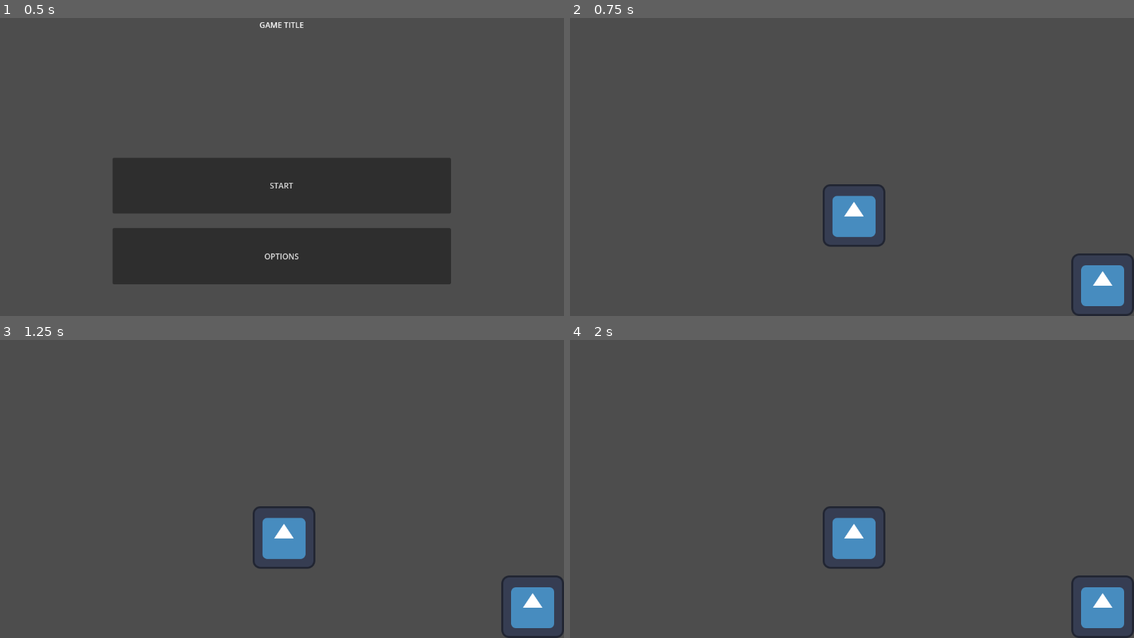
Above: before the commit, frames 1-4 (two rows, left to right).
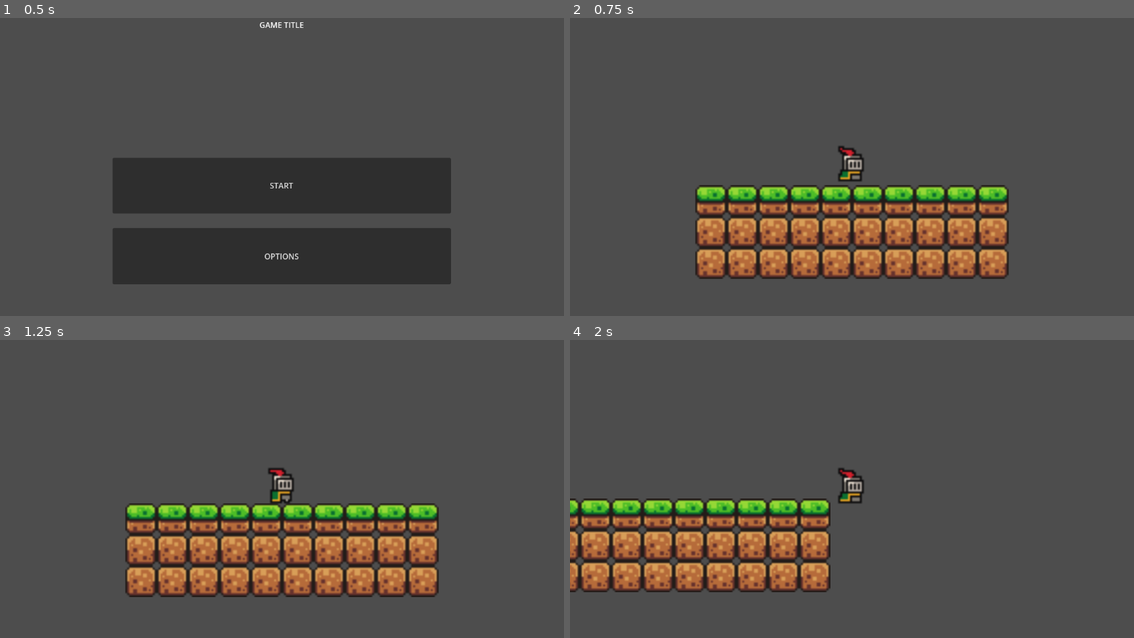
Above: after the commit, the same moments.

Repository: 0Strategist0/GodotWildJam
Game: Godot game, scene res://Main/main.tscn
Two runs of this game, one before a commit and one after it. Both use one fixed random seed, a clock stepped at 60 frames per second and the inputs below. The engine's default icon, where the game draws it, is replaced by a stand-in: a white triangle on a blue panel in a dark square.
Inputs:
- Up to frame 1 (0.5 s): no input
- Up to frame 2 (0.75 s): click "START" at 0.5 s
- Up to frame 3 (1.25 s): no input
- Up to frame 4 (2 s): tap Enter (ui_accept) at 1.25, 1.35, 1.52, 1.82 s; hold Right (ui_right) from 1.28 s (still down)

Frame 1 is identical in both runs. In frame 2, 18% of the frame differs, in the area x 22-100%, y 43-100%; in frame 3, 18%; in frame 4, 17%.

Commit message:
stolen assets for basic structure kekw

Diff:
--- /dev/null
+++ b/GameScenes/character.tscn
@@ -0,0 +1,56 @@
+[gd_scene load_steps=9 format=3 uid="uid://fj66b0r304fq"]
+
+[ext_resource type="Texture2D" uid="uid://dljkaywui5kgo" path="res://assets/knight.png" id="1_gkldm"]
+[ext_resource type="Script" path="res://scripts/character.gd" id="1_kf2o6"]
+
+[sub_resource type="AtlasTexture" id="AtlasTexture_mvwkc"]
+atlas = ExtResource("1_gkldm")
+region = Rect2(0, 0, 32, 32)
+
+[sub_resource type="AtlasTexture" id="AtlasTexture_8wwwg"]
+atlas = ExtResource("1_gkldm")
+region = Rect2(32, 0, 32, 32)
+
+[sub_resource type="AtlasTexture" id="AtlasTexture_w7ple"]
+atlas = ExtResource("1_gkldm")
+region = Rect2(64, 0, 32, 32)
+
+[sub_resource type="AtlasTexture" id="AtlasTexture_b6wmy"]
+atlas = ExtResource("1_gkldm")
+region = Rect2(96, 0, 32, 32)
+
+[sub_resource type="SpriteFrames" id="SpriteFrames_1yq8t"]
+animations = [{
+"frames": [{
+"duration": 1.0,
+"texture": SubResource("AtlasTexture_mvwkc")
+}, {
+"duration": 1.0,
+"texture": SubResource("AtlasTexture_8wwwg")
+}, {
+"duration": 1.0,
+"texture": SubResource("AtlasTexture_w7ple")
+}, {
+"duration": 1.0,
+"texture": SubResource("AtlasTexture_b6wmy")
+}],
+"loop": true,
+"name": &"default",
+"speed": 10.0
+}]
+
+[sub_resource type="CapsuleShape2D" id="CapsuleShape2D_dy2iw"]
+radius = 4.0
+height = 14.0
+
+[node name="Character" type="CharacterBody2D"]
+script = ExtResource("1_kf2o6")
+
+[node name="AnimatedSprite2D" type="AnimatedSprite2D" parent="."]
+sprite_frames = SubResource("SpriteFrames_1yq8t")
+autoplay = "default"
+frame_progress = 0.28623
+
+[node name="CollisionShape2D" type="CollisionShape2D" parent="."]
+position = Vector2(0, 5)
+shape = SubResource("CapsuleShape2D_dy2iw")
--- a/GameScenes/world.tscn
+++ b/GameScenes/world.tscn
@@ -1,9 +1,418 @@
-[gd_scene load_steps=2 format=3 uid="uid://cp08dx7in60dn"]
-
-[ext_resource type="Texture2D" uid="uid://cxqhqltntwaq8" path="res://icon.svg" id="1_r3xlw"]
+[gd_scene load_steps=5 format=3 uid="uid://cp08dx7in60dn"]
+
+[ext_resource type="PackedScene" uid="uid://fj66b0r304fq" path="res://GameScenes/character.tscn" id="1_oc1wt"]
+[ext_resource type="Texture2D" uid="uid://ce20bx8qiacem" path="res://assets/world_tileset.png" id="1_u0415"]
+
+[sub_resource type="TileSetAtlasSource" id="TileSetAtlasSource_cluau"]
+texture = ExtResource("1_u0415")
+0:0/0 = 0
+0:0/0/physics_layer_0/linear_velocity = Vector2(0, 0)
+0:0/0/physics_layer_0/angular_velocity = 0.0
+0:0/0/physics_layer_0/polygon_0/points = PackedVector2Array(-8, -8, 8, -8, 8, 8, -8, 8)
+1:0/0 = 0
+1:0/0/physics_layer_0/linear_velocity = Vector2(0, 0)
+1:0/0/physics_layer_0/angular_velocity = 0.0
+1:0/0/physics_layer_0/polygon_0/points = PackedVector2Array(-8, -8, 8, -8, 8, 8, -8, 8)
+2:0/0 = 0
+2:0/0/physics_layer_0/linear_velocity = Vector2(0, 0)
+2:0/0/physics_layer_0/angular_velocity = 0.0
+2:0/0/physics_layer_0/polygon_0/points = PackedVector2Array(-8, -8, 8, -8, 8, 8, -8, 8)
+3:0/0 = 0
+3:0/0/physics_layer_0/linear_velocity = Vector2(0, 0)
+3:0/0/physics_layer_0/angular_velocity = 0.0
+3:0/0/physics_layer_0/polygon_0/points = PackedVector2Array(-8, -8, 8, -8, 8, 8, -8, 8)
+4:0/0 = 0
+4:0/0/physics_layer_0/linear_velocity = Vector2(0, 0)
+4:0/0/physics_layer_0/angular_velocity = 0.0
+4:0/0/physics_layer_0/polygon_0/points = PackedVector2Array(-8, -8, 8, -8, 8, 8, -8, 8)
+5:0/0 = 0
+5:0/0/physics_layer_0/linear_velocity = Vector2(0, 0)
+5:0/0/physics_layer_0/angular_velocity = 0.0
+5:0/0/physics_layer_0/polygon_0/points = PackedVector2Array(-8, -8, 8, -8, 8, 8, -8, 8)
+6:0/0 = 0
+6:0/0/physics_layer_0/linear_velocity = Vector2(0, 0)
+6:0/0/physics_layer_0/angular_velocity = 0.0
+6:0/0/physics_layer_0/polygon_0/points = PackedVector2Array(-8, -8, 8, -8, 8, 8, -8, 8)
+7:0/0 = 0
+7:0/0/physics_layer_0/linear_velocity = Vector2(0, 0)
+7:0/0/physics_layer_0/angular_velocity = 0.0
+7:0/0/physics_layer_0/polygon_0/points = PackedVector2Array(-8, -8, 8, -8, 8, 8, -8, 8)
+8:0/0 = 0
+8:0/0/physics_layer_0/linear_velocity = Vector2(0, 0)
+8:0/0/physics_layer_0/angular_velocity = 0.0
+8:0/0/physics_layer_0/polygon_0/points = PackedVector2Array(-8, -8, 8, -8, 8, 8, -8, 8)
+9:0/0 = 0
+9:0/0/physics_layer_0/linear_velocity = Vector2(0, 0)
+9:0/0/physics_layer_0/angular_velocity = 0.0
+9:0/0/physics_layer_0/polygon_0/points = PackedVector2Array(-8, -8, 8, -8, 8, 8, -8, 8)
+10:0/0 = 0
+10:0/0/physics_layer_0/linear_velocity = Vector2(0, 0)
+10:0/0/physics_layer_0/angular_velocity = 0.0
+10:0/0/physics_layer_0/polygon_0/points = PackedVector2Array(-8, -6, 8, -6.125, 8, 0.625, -8, 0.75)
+11:0/0 = 0
+11:0/0/physics_layer_0/linear_velocity = Vector2(0, 0)
+11:0/0/physics_layer_0/angular_velocity = 0.0
+11:0/0/physics_layer_0/polygon_0/points = PackedVector2Array(-8, -6, 8, -8, 8, -1.75, -8, 0.125)
+0:1/0 = 0
+0:1/0/physics_layer_0/linear_velocity = Vector2(0, 0)
+0:1/0/physics_layer_0/angular_velocity = 0.0
+0:1/0/physics_layer_0/polygon_0/points = PackedVector2Array(-8, -8, 8, -8, 8, 8, -8, 8)
+1:1/0 = 0
+1:1/0/physics_layer_0/linear_velocity = Vector2(0, 0)
+1:1/0/physics_layer_0/angular_velocity = 0.0
+1:1/0/physics_layer_0/polygon_0/points = PackedVector2Array(-8, -8, 8, -8, 8, 8, -8, 8)
+2:1/0 = 0
+2:1/0/physics_layer_0/linear_velocity = Vector2(0, 0)
+2:1/0/physics_layer_0/angular_velocity = 0.0
+2:1/0/physics_layer_0/polygon_0/points = PackedVector2Array(-8, -8, 8, -8, 8, 8, -8, 8)
+3:1/0 = 0
+3:1/0/physics_layer_0/linear_velocity = Vector2(0, 0)
+3:1/0/physics_layer_0/angular_velocity = 0.0
+3:1/0/physics_layer_0/polygon_0/points = PackedVector2Array(-8, -8, 8, -8, 8, 8, -8, 8)
+4:1/0 = 0
+4:1/0/physics_layer_0/linear_velocity = Vector2(0, 0)
+4:1/0/physics_layer_0/angular_velocity = 0.0
+4:1/0/physics_layer_0/polygon_0/points = PackedVector2Array(-8, -8, 8, -8, 8, 8, -8, 8)
+5:1/0 = 0
+5:1/0/physics_layer_0/linear_velocity = Vector2(0, 0)
+5:1/0/physics_layer_0/angular_velocity = 0.0
+5:1/0/physics_layer_0/polygon_0/points = PackedVector2Array(-8, -8, 8, -8, 8, 8, -8, 8)
+6:1/0 = 0
+6:1/0/physics_layer_0/linear_velocity = Vector2(0, 0)
+6:1/0/physics_layer_0/angular_velocity = 0.0
+6:1/0/physics_layer_0/polygon_0/points = PackedVector2Array(-8, -8, 8, -8, 8, 8, -8, 8)
+7:1/0 = 0
+7:1/0/physics_layer_0/linear_velocity = Vector2(0, 0)
+7:1/0/physics_layer_0/angular_velocity = 0.0
+7:1/0/physics_layer_0/polygon_0/points = PackedVector2Array(-8, -8, 8, -8, 8, 8, -8, 8)
+8:1/0 = 0
+8:1/0/physics_layer_0/linear_velocity = Vector2(0, 0)
+8:1/0/physics_layer_0/angular_velocity = 0.0
+8:1/0/physics_layer_0/polygon_0/points = PackedVector2Array(-8, -8, 8, -8, 8, 8, -8, 8)
+9:1/0 = 0
+9:1/0/physics_layer_0/linear_velocity = Vector2(0, 0)
+9:1/0/physics_layer_0/angular_velocity = 0.0
+9:1/0/physics_layer_0/polygon_0/points = PackedVector2Array(-8, -8, 8, -6.375, 8, -0.375, -8, -2.25)
+10:1/0 = 0
+10:1/0/physics_layer_0/linear_velocity = Vector2(0, 0)
+10:1/0/physics_layer_0/angular_velocity = 0.0
+10:1/0/physics_layer_0/polygon_0/points = PackedVector2Array(-8, -6, 8, -6.125, 8, 0.625, -8, 0.75)
+11:1/0 = 0
+11:1/0/physics_layer_0/linear_velocity = Vector2(0, 0)
+11:1/0/physics_layer_0/angular_velocity = 0.0
+11:1/0/physics_layer_0/polygon_0/points = PackedVector2Array(-8, -6, 8, -8, 8, -1.75, -8, 0.125)
+0:2/0 = 0
+0:2/0/physics_layer_0/linear_velocity = Vector2(0, 0)
+0:2/0/physics_layer_0/angular_velocity = 0.0
+0:2/0/physics_layer_0/polygon_0/points = PackedVector2Array(-8, -8, 8, -8, 8, 8, -8, 8)
+1:2/0 = 0
+1:2/0/physics_layer_0/linear_velocity = Vector2(0, 0)
+1:2/0/physics_layer_0/angular_velocity = 0.0
+1:2/0/physics_layer_0/polygon_0/points = PackedVector2Array(-8, -8, 8, -8, 8, 8, -8, 8)
+2:2/0 = 0
+2:2/0/physics_layer_0/linear_velocity = Vector2(0, 0)
+2:2/0/physics_layer_0/angular_velocity = 0.0
+2:2/0/physics_layer_0/polygon_0/points = PackedVector2Array(-8, -8, 8, -8, 8, 8, -8, 8)
+3:2/0 = 0
+3:2/0/physics_layer_0/linear_velocity = Vector2(0, 0)
+3:2/0/physics_layer_0/angular_velocity = 0.0
+3:2/0/physics_layer_0/polygon_0/points = PackedVector2Array(-8, -8, 8, -8, 8, 8, -8, 8)
+4:2/0 = 0
+4:2/0/physics_layer_0/linear_velocity = Vector2(0, 0)
+4:2/0/physics_layer_0/angular_velocity = 0.0
+4:2/0/physics_layer_0/polygon_0/points = PackedVector2Array(-8, -8, 8, -8, 8, 8, -8, 8)
+5:2/0 = 0
+5:2/0/physics_layer_0/linear_velocity = Vector2(0, 0)
+5:2/0/physics_layer_0/angular_velocity = 0.0
+5:2/0/physics_layer_0/polygon_0/points = PackedVector2Array(-8, -8, 8, -8, 8, 8, -8, 8)
+6:2/0 = 0
+6:2/0/physics_layer_0/linear_velocity = Vector2(0, 0)
+6:2/0/physics_layer_0/angular_velocity = 0.0
+6:2/0/physics_layer_0/polygon_0/points = PackedVector2Array(-8, -8, 8, -8, 8, 8, -8, 8)
+7:2/0 = 0
+7:2/0/physics_layer_0/linear_velocity = Vector2(0, 0)
+7:2/0/physics_layer_0/angular_velocity = 0.0
+7:2/0/physics_layer_0/polygon_0/points = PackedVector2Array(-8, -8, 8, -8, 8, 8, -8, 8)
+8:2/0 = 0
+8:2/0/physics_layer_0/linear_velocity = Vector2(0, 0)
+8:2/0/physics_layer_0/angular_velocity = 0.0
+8:2/0/physics_layer_0/polygon_0/points = PackedVector2Array(-8, -8, 8, -8, 8, 8, -8, 8)
+9:2/0 = 0
+9:2/0/physics_layer_0/linear_velocity = Vector2(0, 0)
+9:2/0/physics_layer_0/angular_velocity = 0.0
+9:2/0/physics_layer_0/polygon_0/points = PackedVector2Array(-8, -8, 8, -6.375, 8, -0.375, -8, -2.25)
+10:2/0 = 0
+10:2/0/physics_layer_0/linear_velocity = Vector2(0, 0)
+10:2/0/physics_layer_0/angular_velocity = 0.0
+10:2/0/physics_layer_0/polygon_0/points = PackedVector2Array(-8, -6, 8, -6.125, 8, 0.625, -8, 0.75)
+11:2/0 = 0
+11:2/0/physics_layer_0/linear_velocity = Vector2(0, 0)
+11:2/0/physics_layer_0/angular_velocity = 0.0
+11:2/0/physics_layer_0/polygon_0/points = PackedVector2Array(-8, -6, 8, -8, 8, -1.75, -8, 0.125)
+0:3/0 = 0
+0:3/0/physics_layer_0/linear_velocity = Vector2(0, 0)
+0:3/0/physics_layer_0/angular_velocity = 0.0
+1:3/0 = 0
+1:3/0/physics_layer_0/linear_velocity = Vector2(0, 0)
+1:3/0/physics_layer_0/angular_velocity = 0.0
+2:3/0 = 0
+2:3/0/physics_layer_0/linear_velocity = Vector2(0, 0)
+2:3/0/physics_layer_0/angular_velocity = 0.0
+2:3/0/physics_layer_0/polygon_0/points = PackedVector2Array(-8, -8, 8, -8, 8, 8, -8, 8)
+5:3/0 = 0
+5:3/0/physics_layer_0/linear_velocity = Vector2(0, 0)
+5:3/0/physics_layer_0/angular_velocity = 0.0
+6:3/0 = 0
+6:3/0/physics_layer_0/linear_velocity = Vector2(0, 0)
+6:3/0/physics_layer_0/angular_velocity = 0.0
+7:3/0 = 0
+7:3/0/physics_layer_0/linear_velocity = Vector2(0, 0)
+7:3/0/physics_layer_0/angular_velocity = 0.0
+8:3/0 = 0
+8:3/0/physics_layer_0/linear_velocity = Vector2(0, 0)
+8:3/0/physics_layer_0/angular_velocity = 0.0
+9:3/0 = 0
+9:3/0/physics_layer_0/linear_velocity = Vector2(0, 0)
+9:3/0/physics_layer_0/angular_velocity = 0.0
+0:4/0 = 0
+0:4/0/physics_layer_0/linear_velocity = Vector2(0, 0)
+0:4/0/physics_layer_0/angular_velocity = 0.0
+1:4/0 = 0
+1:4/0/physics_layer_0/linear_velocity = Vector2(0, 0)
+1:4/0/physics_layer_0/angular_velocity = 0.0
+5:4/0 = 0
+5:4/0/physics_layer_0/linear_velocity = Vector2(0, 0)
+5:4/0/physics_layer_0/angular_velocity = 0.0
+6:4/0 = 0
+6:4/0/physics_layer_0/linear_velocity = Vector2(0, 0)
+6:4/0/physics_layer_0/angular_velocity = 0.0
+7:4/0 = 0
+7:4/0/physics_layer_0/linear_velocity = Vector2(0, 0)
+7:4/0/physics_layer_0/angular_velocity = 0.0
+8:4/0 = 0
+8:4/0/physics_layer_0/linear_velocity = Vector2(0, 0)
+8:4/0/physics_layer_0/angular_velocity = 0.0
+9:4/0 = 0
+9:4/0/physics_layer_0/linear_velocity = Vector2(0, 0)
+9:4/0/physics_layer_0/angular_velocity = 0.0
+0:5/0 = 0
+0:5/0/physics_layer_0/linear_velocity = Vector2(0, 0)
+0:5/0/physics_layer_0/angular_velocity = 0.0
+1:5/0 = 0
+1:5/0/physics_layer_0/linear_velocity = Vector2(0, 0)
+1:5/0/physics_layer_0/angular_velocity = 0.0
+5:5/0 = 0
+5:5/0/physics_layer_0/linear_velocity = Vector2(0, 0)
+5:5/0/physics_layer_0/angular_velocity = 0.0
+6:5/0 = 0
+6:5/0/physics_layer_0/linear_velocity = Vector2(0, 0)
+6:5/0/physics_layer_0/angular_velocity = 0.0
+7:5/0 = 0
+7:5/0/physics_layer_0/linear_velocity = Vector2(0, 0)
+7:5/0/physics_layer_0/angular_velocity = 0.0
+8:5/0 = 0
+8:5/0/physics_layer_0/linear_velocity = Vector2(0, 0)
+8:5/0/physics_layer_0/angular_velocity = 0.0
+1:6/0 = 0
+1:6/0/physics_layer_0/linear_velocity = Vector2(0, 0)
+1:6/0/physics_layer_0/angular_velocity = 0.0
+5:6/0 = 0
+5:6/0/physics_layer_0/linear_velocity = Vector2(0, 0)
+5:6/0/physics_layer_0/angular_velocity = 0.0
+6:6/0 = 0
+6:6/0/physics_layer_0/linear_velocity = Vector2(0, 0)
+6:6/0/physics_layer_0/angular_velocity = 0.0
+7:6/0 = 0
+7:6/0/physics_layer_0/linear_velocity = Vector2(0, 0)
+7:6/0/physics_layer_0/angular_velocity = 0.0
+8:6/0 = 0
+8:6/0/physics_layer_0/linear_velocity = Vector2(0, 0)
+8:6/0/physics_layer_0/angular_velocity = 0.0
+0:7/0 = 0
+0:7/0/physics_layer_0/linear_velocity = Vector2(0, 0)
+0:7/0/physics_layer_0/angular_velocity = 0.0
+1:7/0 = 0
+1:7/0/physics_layer_0/linear_velocity = Vector2(0, 0)
+1:7/0/physics_layer_0/angular_velocity = 0.0
+3:7/0 = 0
+3:7/0/physics_layer_0/linear_velocity = Vector2(0, 0)
+3:7/0/physics_layer_0/angular_velocity = 0.0
+5:7/0 = 0
+5:7/0/physics_layer_0/linear_velocity = Vector2(0, 0)
+5:7/0/physics_layer_0/angular_velocity = 0.0
+6:7/0 = 0
+6:7/0/physics_layer_0/linear_velocity = Vector2(0, 0)
+6:7/0/physics_layer_0/angular_velocity = 0.0
+7:7/0 = 0
+7:7/0/physics_layer_0/linear_velocity = Vector2(0, 0)
+7:7/0/physics_layer_0/angular_velocity = 0.0
+8:7/0 = 0
+8:7/0/physics_layer_0/linear_velocity = Vector2(0, 0)
+8:7/0/physics_layer_0/angular_velocity = 0.0
+0:8/0 = 0
+0:8/0/physics_layer_0/linear_velocity = Vector2(0, 0)
+0:8/0/physics_layer_0/angular_velocity = 0.0
+1:8/0 = 0
+1:8/0/physics_layer_0/linear_velocity = Vector2(0, 0)
+1:8/0/physics_layer_0/angular_velocity = 0.0
+2:8/0 = 0
+2:8/0/physics_layer_0/linear_velocity = Vector2(0, 0)
+2:8/0/physics_layer_0/angular_velocity = 0.0
+3:8/0 = 0
+3:8/0/physics_layer_0/linear_velocity = Vector2(0, 0)
+3:8/0/physics_layer_0/angular_velocity = 0.0
+4:8/0 = 0
+4:8/0/physics_layer_0/linear_velocity = Vector2(0, 0)
+4:8/0/physics_layer_0/angular_velocity = 0.0
+5:8/0 = 0
+5:8/0/physics_layer_0/linear_velocity = Vector2(0, 0)
+5:8/0/physics_layer_0/angular_velocity = 0.0
+6:8/0 = 0
+6:8/0/physics_layer_0/linear_velocity = Vector2(0, 0)
+6:8/0/physics_layer_0/angular_velocity = 0.0
+7:8/0 = 0
+7:8/0/physics_layer_0/linear_velocity = Vector2(0, 0)
+7:8/0/physics_layer_0/angular_velocity = 0.0
+8:8/0 = 0
+8:8/0/physics_layer_0/linear_velocity = Vector2(0, 0)
+8:8/0/physics_layer_0/angular_velocity = 0.0
+0:9/0 = 0
+0:9/0/physics_layer_0/linear_velocity = Vector2(0, 0)
+0:9/0/physics_layer_0/angular_velocity = 0.0
+1:9/0 = 0
+1:9/0/physics_layer_0/linear_velocity = Vector2(0, 0)
+1:9/0/physics_layer_0/angular_velocity = 0.0
+2:9/0 = 0
+2:9/0/physics_layer_0/linear_velocity = Vector2(0, 0)
+2:9/0/physics_layer_0/angular_velocity = 0.0
+3:9/0 = 0
+3:9/0/physics_layer_0/linear_velocity = Vector2(0, 0)
+3:9/0/physics_layer_0/angular_velocity = 0.0
+4:9/0 = 0
+4:9/0/physics_layer_0/linear_velocity = Vector2(0, 0)
+4:9/0/physics_layer_0/angular_velocity = 0.0
+5:9/0 = 0
+5:9/0/physics_layer_0/linear_velocity = Vector2(0, 0)
+5:9/0/physics_layer_0/angular_velocity = 0.0
+6:9/0 = 0
+6:9/0/physics_layer_0/linear_velocity = Vector2(0, 0)
+6:9/0/physics_layer_0/angular_velocity = 0.0
+7:9/0 = 0
+7:9/0/physics_layer_0/linear_velocity = Vector2(0, 0)
+7:9/0/physics_layer_0/angular_velocity = 0.0
+0:10/0 = 0
+0:10/0/physics_layer_0/linear_velocity = Vector2(0, 0)
+0:10/0/physics_layer_0/angular_velocity = 0.0
+1:10/0 = 0
+1:10/0/physics_layer_0/linear_velocity = Vector2(0, 0)
+1:10/0/physics_layer_0/angular_velocity = 0.0
+2:10/0 = 0
+2:10/0/physics_layer_0/linear_velocity = Vector2(0, 0)
+2:10/0/physics_layer_0/angular_velocity = 0.0
+3:10/0 = 0
+3:10/0/physics_layer_0/linear_velocity = Vector2(0, 0)
+3:10/0/physics_layer_0/angular_velocity = 0.0
+4:10/0 = 0
+4:10/0/physics_layer_0/linear_velocity = Vector2(0, 0)
+4:10/0/physics_layer_0/angular_velocity = 0.0
+6:10/0 = 0
+6:10/0/physics_layer_0/linear_velocity = Vector2(0, 0)
+6:10/0/physics_layer_0/angular_velocity = 0.0
+0:11/0 = 0
+0:11/0/physics_layer_0/linear_velocity = Vector2(0, 0)
+0:11/0/physics_layer_0/angular_velocity = 0.0
+1:11/0 = 0
+1:11/0/physics_layer_0/linear_velocity = Vector2(0, 0)
+1:11/0/physics_layer_0/angular_velocity = 0.0
+2:11/0 = 0
+2:11/0/physics_layer_0/linear_velocity = Vector2(0, 0)
+2:11/0/physics_layer_0/angular_velocity = 0.0
+3:11/0 = 0
+3:11/0/physics_layer_0/linear_velocity = Vector2(0, 0)
+3:11/0/physics_layer_0/angular_velocity = 0.0
+4:11/0 = 0
+4:11/0/physics_layer_0/linear_velocity = Vector2(0, 0)
+4:11/0/physics_layer_0/angular_velocity = 0.0
+5:11/0 = 0
+5:11/0/physics_layer_0/linear_velocity = Vector2(0, 0)
+5:11/0/physics_layer_0/angular_velocity = 0.0
+0:12/0 = 0
+0:12/0/physics_layer_0/linear_velocity = Vector2(0, 0)
+0:12/0/physics_layer_0/angular_velocity = 0.0
+1:12/0 = 0
+1:12/0/physics_layer_0/linear_velocity = Vector2(0, 0)
+1:12/0/physics_layer_0/angular_velocity = 0.0
+2:12/0 = 0
+2:12/0/physics_layer_0/linear_velocity = Vector2(0, 0)
+2:12/0/physics_layer_0/angular_velocity = 0.0
+3:12/0 = 0
+3:12/0/physics_layer_0/linear_velocity = Vector2(0, 0)
+3:12/0/physics_layer_0/angular_velocity = 0.0
+4:12/0 = 0
+4:12/0/physics_layer_0/linear_velocity = Vector2(0, 0)
+4:12/0/physics_layer_0/angular_velocity = 0.0
+0:13/0 = 0
+0:13/0/physics_layer_0/linear_velocity = Vector2(0, 0)
+0:13/0/physics_layer_0/angular_velocity = 0.0
+1:13/0 = 0
+1:13/0/physics_layer_0/linear_velocity = Vector2(0, 0)
+1:13/0/physics_layer_0/angular_velocity = 0.0
+2:13/0 = 0
+2:13/0/physics_layer_0/linear_velocity = Vector2(0, 0)
+2:13/0/physics_layer_0/angular_velocity = 0.0
+3:13/0 = 0
+3:13/0/physics_layer_0/linear_velocity = Vector2(0, 0)
+3:13/0/physics_layer_0/angular_velocity = 0.0
+4:13/0 = 0
+4:13/0/physics_layer_0/linear_velocity = Vector2(0, 0)
+4:13/0/physics_layer_0/angular_velocity = 0.0
+5:13/0 = 0
+5:13/0/physics_layer_0/linear_velocity = Vector2(0, 0)
+5:13/0/physics_layer_0/angular_velocity = 0.0
+0:14/0 = 0
+0:14/0/physics_layer_0/linear_velocity = Vector2(0, 0)
+0:14/0/physics_layer_0/angular_velocity = 0.0
+1:14/0 = 0
+1:14/0/physics_layer_0/linear_velocity = Vector2(0, 0)
+1:14/0/physics_layer_0/angular_velocity = 0.0
+2:14/0 = 0
+2:14/0/physics_layer_0/linear_velocity = Vector2(0, 0)
+2:14/0/physics_layer_0/angular_velocity = 0.0
+3:14/0 = 0
+3:14/0/physics_layer_0/linear_velocity = Vector2(0, 0)
+3:14/0/physics_layer_0/angular_velocity = 0.0
+4:14/0 = 0
+4:14/0/physics_layer_0/linear_velocity = Vector2(0, 0)
+4:14/0/physics_layer_0/angular_velocity = 0.0
+0:15/0 = 0
+0:15/0/physics_layer_0/linear_velocity = Vector2(0, 0)
+0:15/0/physics_layer_0/angular_velocity = 0.0
+1:15/0 = 0
+1:15/0/physics_layer_0/linear_velocity = Vector2(0, 0)
+1:15/0/physics_layer_0/angular_velocity = 0.0
+2:15/0 = 0
+2:15/0/physics_layer_0/linear_velocity = Vector2(0, 0)
+2:15/0/physics_layer_0/angular_velocity = 0.0
+3:15/0 = 0
+3:15/0/physics_layer_0/linear_velocity = Vector2(0, 0)
+3:15/0/physics_layer_0/angular_velocity = 0.0
+2:4/size_in_atlas = Vector2i(3, 3)
+2:4/0 = 0
+2:4/0/physics_layer_0/linear_velocity = Vector2(0, 0)
+2:4/0/physics_layer_0/angular_velocity = 0.0
+
+[sub_resource type="TileSet" id="TileSet_pmco1"]
+physics_layer_0/collision_layer = 1
+sources/0 = SubResource("TileSetAtlasSource_cluau")
 
 [node name="World" type="Node2D"]
 
-[node name="Sprite2D" type="Sprite2D" parent="."]
-position = Vector2(580, 442)
-texture = ExtResource("1_r3xlw")
+[node name="TileMap" type="TileMap" parent="."]
+tile_set = SubResource("TileSet_pmco1")
+format = 2
+layer_0/tile_data = PackedInt32Array(196604, 0, 0, 196605, 0, 0, 196606, 0, 0, 196607, 0, 0, 131072, 0, 0, 131073, 0, 0, 131074, 0, 0, 131075, 0, 0, 131076, 0, 0, 196603, 0, 0, 262139, 0, 1, 327675, 0, 1, 327676, 0, 1, 327677, 0, 1, 327678, 0, 1, 327679, 0, 1, 262143, 0, 1, 196608, 0, 1, 196609, 0, 1, 262145, 0, 1, 262146, 0, 1, 262147, 0, 1, 196611, 0, 1, 196612, 0, 1, 196610, 0, 1, 262142, 0, 1, 262141, 0, 1, 262140, 0, 1, 262144, 0, 1, 262148, 0, 1)
+
+[node name="Character" parent="." instance=ExtResource("1_oc1wt")]
+
+[node name="Camera2D" type="Camera2D" parent="Character"]
+zoom = Vector2(4, 4)
--- /dev/null
+++ b/scripts/character.gd
@@ -0,0 +1,28 @@
+extends CharacterBody2D
+
+
+const SPEED = 130.0
+const JUMP_VELOCITY = -300.0
+
+# Get the gravity from the project settings to be synced with RigidBody nodes.
+var gravity = ProjectSettings.get_setting("physics/2d/default_gravity")
+
+
+func _physics_process(delta):
+	# Add the gravity.
+	if not is_on_floor():
+		velocity.y += gravity * delta
+
+	# Handle jump.
+	if Input.is_action_just_pressed("ui_accept") and is_on_floor():
+		velocity.y = JUMP_VELOCITY
+
+	# Get the input direction and handle the movement/deceleration.
+	# As good practice, you should replace UI actions with custom gameplay actions.
+	var direction = Input.get_axis("ui_left", "ui_right")
+	if direction:
+		velocity.x = direction * SPEED
+	else:
+		velocity.x = move_toward(velocity.x, 0, SPEED)
+
+	move_and_slide()
Binary file added: assets/knight.png
Not shown, added: assets/knight.png.import
Binary file added: assets/world_tileset.png
Not shown, added: assets/world_tileset.png.import
